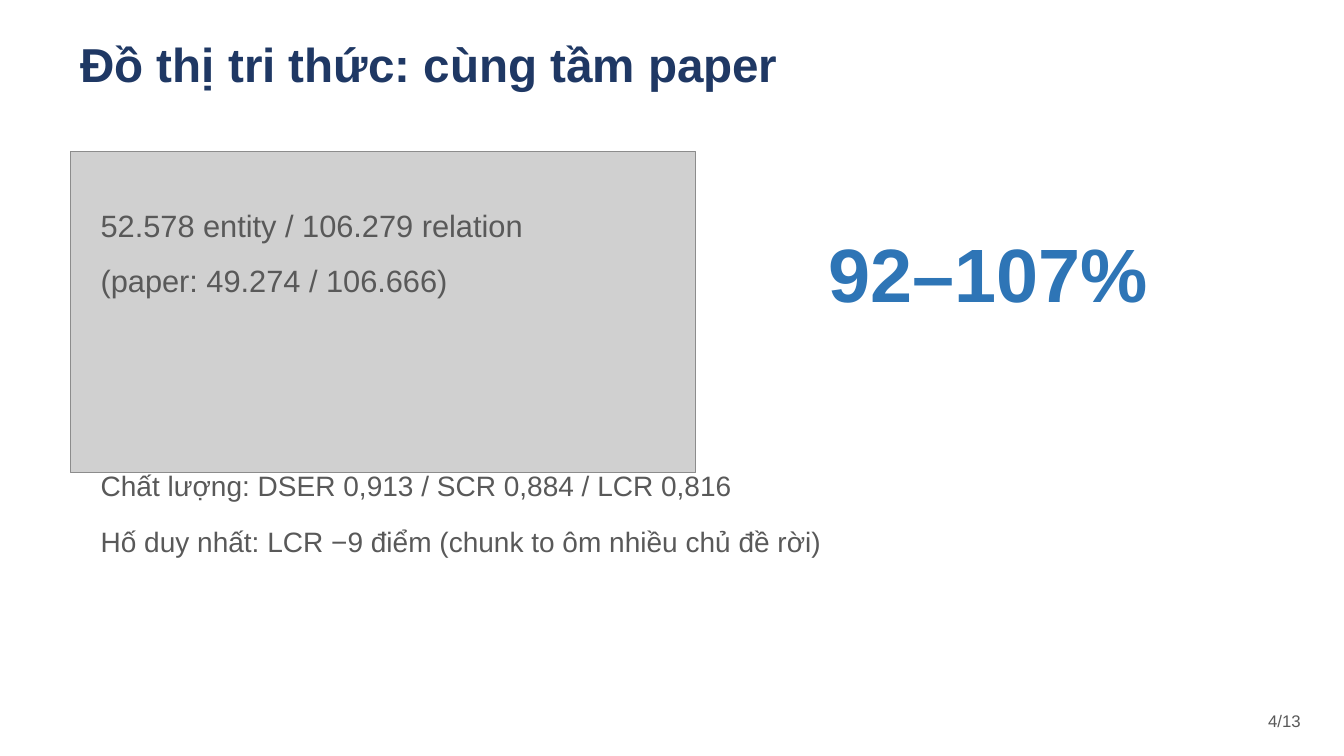
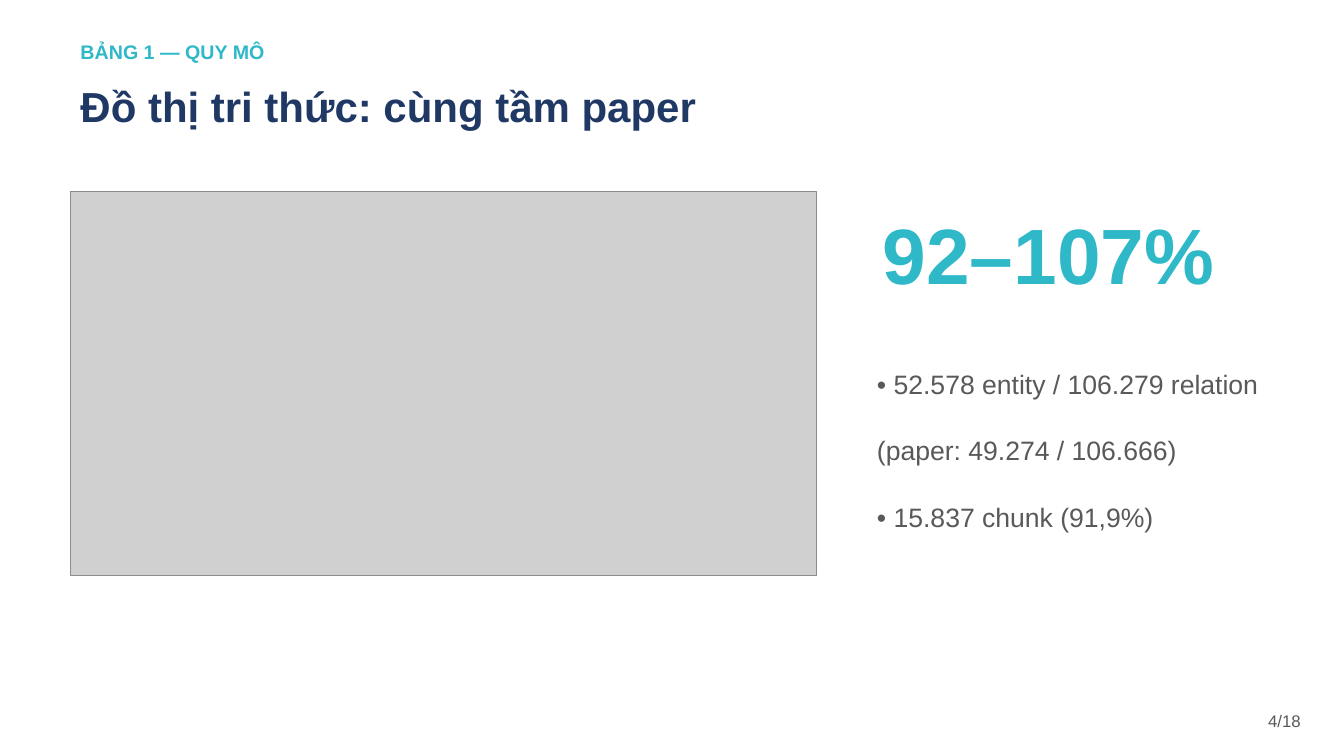
Before and after one commit to ntd25022006q/adgr-reproduction, a slide deck: slide 4 of report/slides_ADGR.pptx. Drawn at 1344x756 pixels with LibreOffice and Linux fonts; fonts in the diff are those of the drawing; grey boxes stand for pictures. Boxes give left, top, right and bottom in pixels: in the first picture for what was removed or moved away, otherwise in the second. Text is boxed around its words. In the diff, an @@ line names an element or a change of style, - is before the commit and + after.

Commit message:
Slides v2: navy theme, all 11 figures, short verified captions (18 slides)

```diff
--- a/report/slides_ADGR.pptx
+++ b/report/slides_ADGR.pptx
@@ text added at bbox=[80, 44, 265, 63], 14 pt, text #2EB8C8, bold @@
+BẢNG 1 — QUY MÔ
@@ text "Đồ thị tri thức: cùng ...": place and size @@
-text "Đồ thị tri thức: cùng ..." at bbox=[80, 45, 777, 92]
+text "Đồ thị tri thức: cùng ..." at bbox=[80, 89, 696, 131]
@@ text "Đồ thị tri thức: cùng ..." at bbox=[80, 89, 696, 131]: size 34 to 30 pt @@
@@ picture: place and size @@
-picture at bbox=[71, 151, 696, 473]
+picture at bbox=[71, 192, 817, 576]
@@ text "92–107%": place and size @@
-text "92–107%" at bbox=[828, 249, 1147, 303]
+text "92–107%" at bbox=[883, 229, 1214, 285]
@@ text "92–107%" at bbox=[883, 229, 1214, 285]: size 54 to 56 pt, text colour #2E75B6 to #2EB8C8 @@
@@ text at bbox=[894, 374, 1258, 399]: text changed; size 22 to 19 pt @@
-52.578 entity / 106.279 relation
+• 52.578 entity / 106.279 relation
@@ text "(paper: 49.274 / 106.666)": place and size @@
-text "(paper: 49.274 / 106.666)" at bbox=[101, 270, 447, 298]
+text "(paper: 49.274 / 106.666)" at bbox=[877, 440, 1177, 466]
@@ text "(paper: 49.274 / 106.666)" at bbox=[877, 440, 1177, 466]: size 22 to 19 pt @@
@@ text removed at bbox=[101, 474, 731, 501] @@
-Chất lượng: DSER 0,913 / SCR 0,884 / LCR 0,816
@@ text at bbox=[894, 507, 1153, 532]: text changed; size 20 to 19 pt @@
-Hố duy nhất: LCR −9 điểm (chunk to ôm nhiều chủ đề rời)
+• 15.837 chunk (91,9%)
@@ text at bbox=[1268, 715, 1301, 727]: text changed @@
-4/13
+4/18
```
Also in this commit, not shown: 9 other slides changed, 8 slides added, 3 slides removed.
